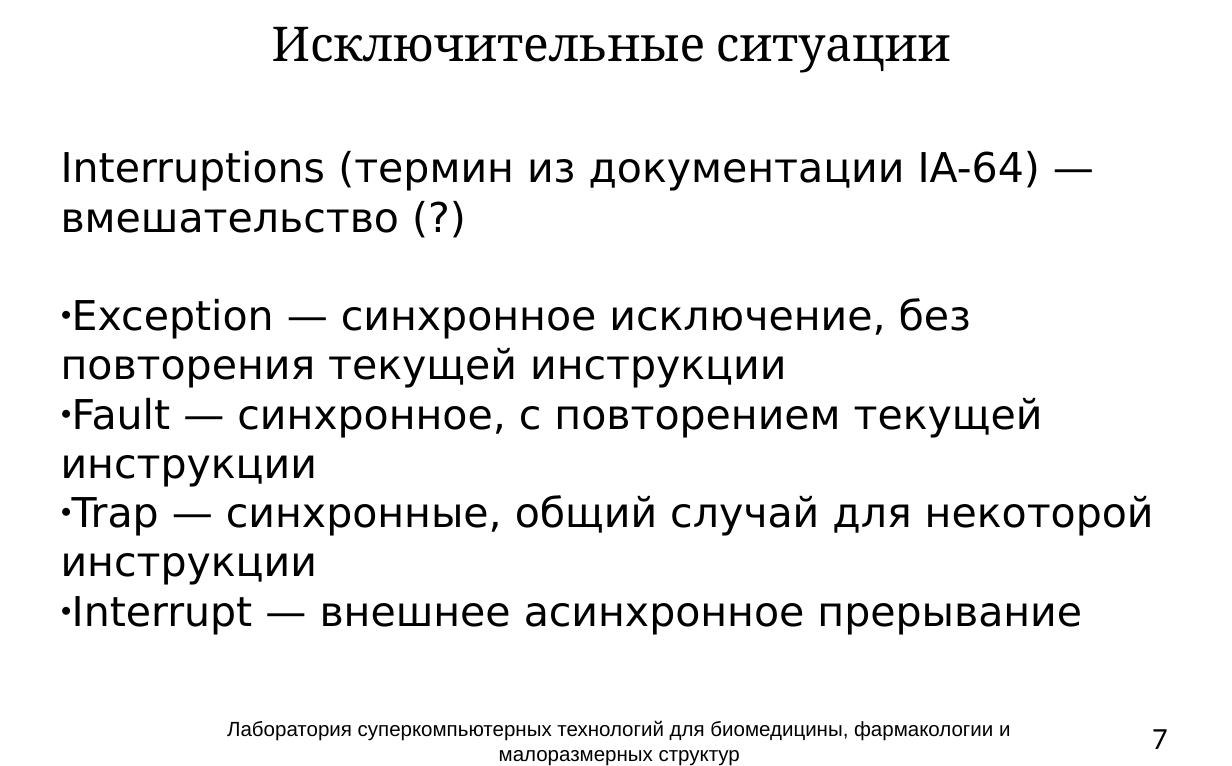
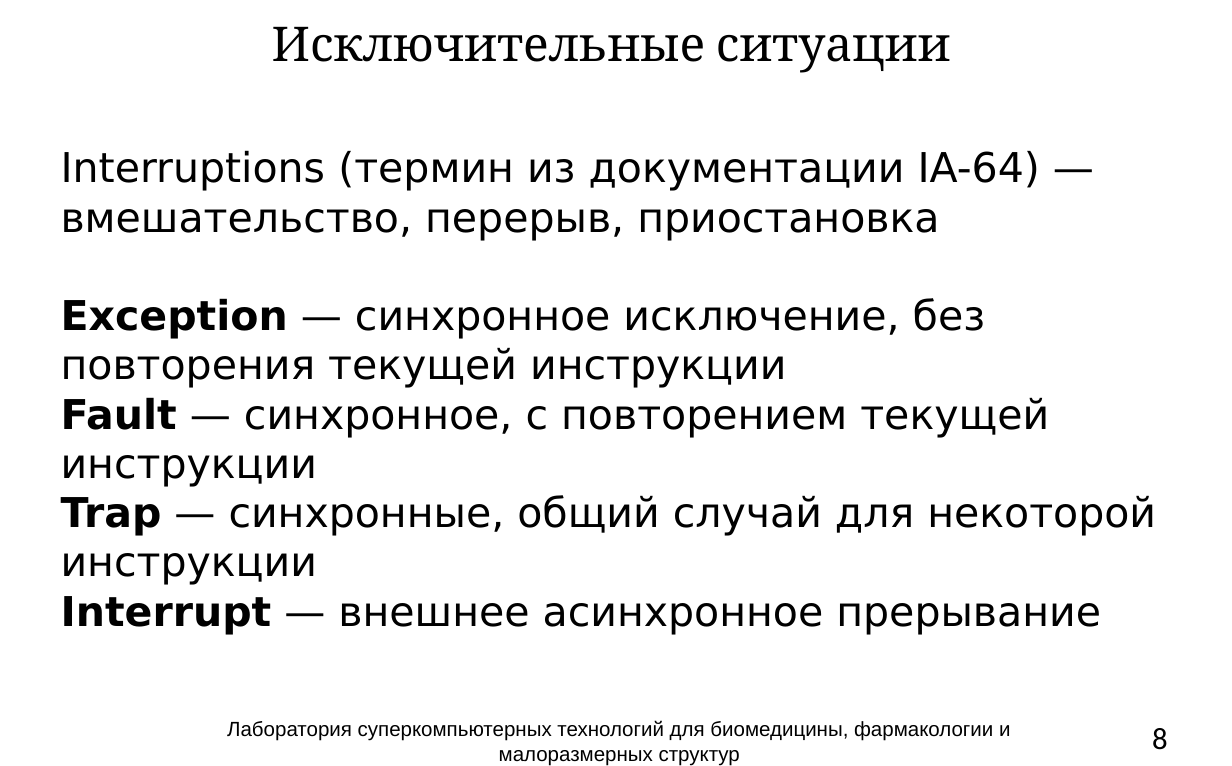
Before and after one commit to atakua/simlectures-archive, a slide deck: slide 8 of lecture03-cpu-interpretation/lecture03-cpu-interpretation.pptx (slide 7 before the commit). Drawn at 1232x766 pixels with LibreOffice and Linux fonts; fonts in the diff are those of the drawing; background and template pictures are left out. Boxes give left, top, right and bottom in pixels: in the first picture for what was removed or moved away, otherwise in the second. Text is boxed around its words. In the diff, an @@ line names an element or a change of style, - is before the commit and + after.

```diff
--- a/lecture03-cpu-interpretation/lecture03-cpu-interpretation.pptx
+++ b/lecture03-cpu-interpretation/lecture03-cpu-interpretation.pptx
@@ text at (61, 150, 1040, 241): text changed @@
-Interruptions (термин из документации IA-64) — вмешательство (?)
+Interruptions (термин из документации IA-64) — вмешательство, перерыв, приостановка
@@ text at (61, 298, 1156, 635): bold on in "Exception", "Fault", "Trap", "Interrupt"; bullet ● to none @@
@@ page number at (1152, 728, 1168, 750): text changed @@
-7
+8
```
Also in this commit, not shown: 12 other slides changed, 3 slides added, 4 slides removed.
